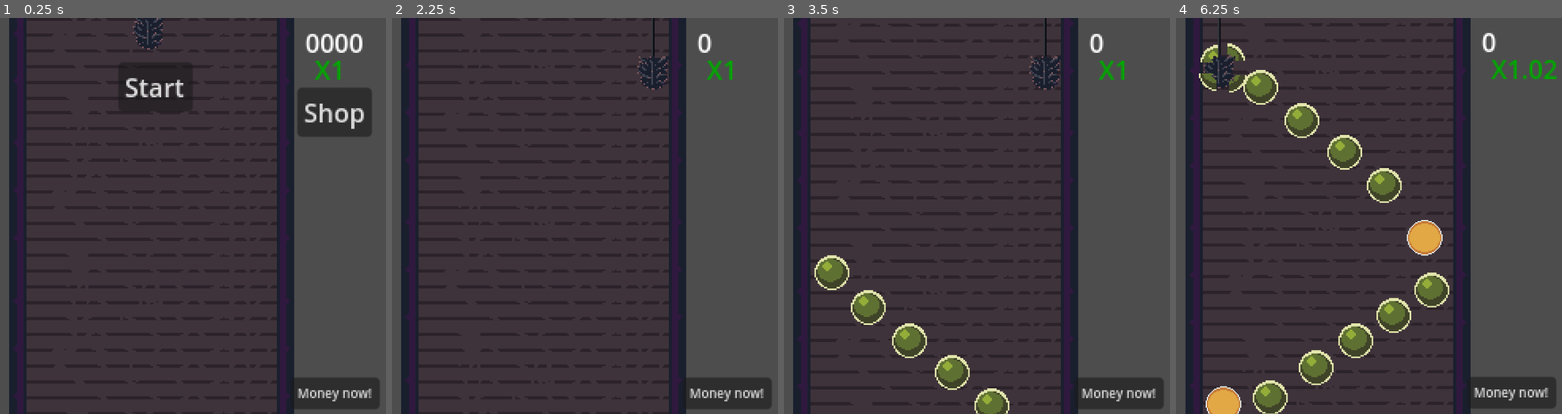
Above: before the commit, frames 1-4 (left to right).
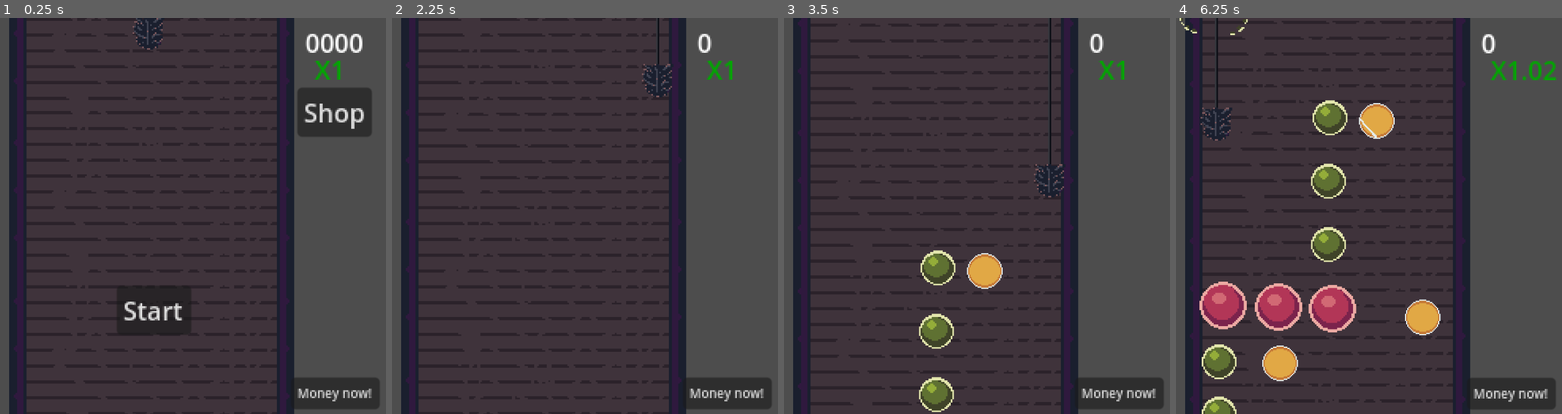
Above: after the commit, the same moments.

Repository: Ytlander/chimney-of-riches
Game: Godot game, scene res://Scenes/main.tscn
The game is run twice, just before and just after one commit, with the same random seed, the same clock (stepped at 60 frames per second) and the same inputs. Sound files missing from this copy of the repository are replaced by a short silence.
Inputs:
- Up to frame 1 (0.25 s): no input
- Up to frame 2 (2.25 s): click "Start" at 0.5 s; hold D (right) 1.28-2.03 s; hold S (down) from 2.03 s (still down)
- Up to frame 3 (3.5 s): release S (down) at 2.78 s; hold D (right) from 2.78 s (still down)
- Up to frame 4 (6.25 s): release D (right) at 3.53 s; hold W (up) 3.53-4.28 s; hold A (left) 4.28-5.78 s; hold S (down) from 5.78 s (still down)

The runs differ from the first frame. In frame 1, 0.7% of the frame differs, in the area x 31-48%, y 15-77%; in frame 2, 0.5%; in frame 3, 5.4%; in frame 4, 15%, in the area x 0-99%, y 0-100%.

Commit message:
add more waves
Added wave 3 and 4

Made a utility function that counts the value of each wave to make sure that every wave is about the same value, this helps with balancing the prices in the shop.

Diff:
--- a/Scenes/StatesAndStuff.tscn
+++ b/Scenes/StatesAndStuff.tscn
@@ -5,4 +5,4 @@
 [node name="StatesAndStuff" type="Node"]
 script = ExtResource("1_3wyi8")
 player_speed = 100
-boundary_bottom_position = Vector2(-1, -40)
+boundary_bottom_position = Vector2(-1, 28)
--- a/Scenes/Waves/wave_1.tscn
+++ b/Scenes/Waves/wave_1.tscn
@@ -35,6 +35,15 @@
 
 [node name="StoneGreen10" parent="." instance=ExtResource("1_df1ui")]
 position = Vector2(-37, 256)
+
+[node name="StoneGreen11" parent="." instance=ExtResource("1_df1ui")]
+position = Vector2(-66, 316)
+
+[node name="StoneGreen12" parent="." instance=ExtResource("1_df1ui")]
+position = Vector2(-39, 341)
+
+[node name="StoneGreen13" parent="." instance=ExtResource("1_df1ui")]
+position = Vector2(-14, 365)
 last_in_wave = true
 
 [node name="MultiplierCoin" parent="." instance=ExtResource("2_4eo0s")]
--- a/Scenes/Waves/wave_2.tscn
+++ b/Scenes/Waves/wave_2.tscn
@@ -5,8 +5,6 @@
 [ext_resource type="PackedScene" uid="uid://dwmcqak8firuj" path="res://Scenes/multiplier_coin.tscn" id="3_jldqu"]
 
 [node name="Wave2" type="Node2D"]
-
-[node name="StoneGreen" parent="." instance=ExtResource("1_dw5dl")]
 
 [node name="StoneRed" parent="." instance=ExtResource("2_k8mgu")]
 position = Vector2(36, 43)
--- /dev/null
+++ b/Scenes/Waves/wave_3.tscn
@@ -0,0 +1,50 @@
+[gd_scene load_steps=4 format=3 uid="uid://c2ynk21dydao4"]
+
+[ext_resource type="PackedScene" uid="uid://lxq5ynvhk2q5" path="res://Scenes/stone_green.tscn" id="1_yyi7r"]
+[ext_resource type="PackedScene" uid="uid://dwmcqak8firuj" path="res://Scenes/multiplier_coin.tscn" id="2_r2vi7"]
+[ext_resource type="PackedScene" uid="uid://tcrl7uqxg5me" path="res://Scenes/stone_red.tscn" id="3_vgxt0"]
+
+[node name="Wave3" type="Node2D"]
+
+[node name="StoneGreen" parent="." instance=ExtResource("1_yyi7r")]
+position = Vector2(1, 35)
+
+[node name="StoneGreen2" parent="." instance=ExtResource("1_yyi7r")]
+position = Vector2(0, 75)
+
+[node name="StoneGreen3" parent="." instance=ExtResource("1_yyi7r")]
+position = Vector2(0, 115)
+
+[node name="StoneGreen7" parent="." instance=ExtResource("1_yyi7r")]
+position = Vector2(-69, 189)
+
+[node name="StoneGreen8" parent="." instance=ExtResource("1_yyi7r")]
+position = Vector2(-69, 222)
+
+[node name="StoneGreen9" parent="." instance=ExtResource("1_yyi7r")]
+position = Vector2(-69, 255)
+
+[node name="StoneGreen10" parent="." instance=ExtResource("1_yyi7r")]
+position = Vector2(-70, 289)
+last_in_wave = true
+
+[node name="MultiplierCoin" parent="." instance=ExtResource("2_r2vi7")]
+position = Vector2(31, 37)
+
+[node name="MultiplierCoin2" parent="." instance=ExtResource("2_r2vi7")]
+position = Vector2(60, 161)
+
+[node name="MultiplierCoin3" parent="." instance=ExtResource("2_r2vi7")]
+position = Vector2(-30, 190)
+
+[node name="MultiplierCoin4" parent="." instance=ExtResource("2_r2vi7")]
+position = Vector2(-1, 287)
+
+[node name="StoneRed" parent="." instance=ExtResource("3_vgxt0")]
+position = Vector2(-31, 155)
+
+[node name="StoneRed2" parent="." instance=ExtResource("3_vgxt0")]
+position = Vector2(3, 156)
+
+[node name="StoneRed3" parent="." instance=ExtResource("3_vgxt0")]
+position = Vector2(-66, 154)
--- /dev/null
+++ b/Scenes/Waves/wave_4.tscn
@@ -0,0 +1,56 @@
+[gd_scene load_steps=3 format=3 uid="uid://cak0didrrr8ni"]
+
+[ext_resource type="PackedScene" uid="uid://lxq5ynvhk2q5" path="res://Scenes/stone_green.tscn" id="1_l2rwu"]
+[ext_resource type="PackedScene" uid="uid://dwmcqak8firuj" path="res://Scenes/multiplier_coin.tscn" id="2_x4auv"]
+
+[node name="Wave4" type="Node2D"]
+position = Vector2(-0.467743, 17.6423)
+
+[node name="StoneGreen2" parent="." instance=ExtResource("1_l2rwu")]
+position = Vector2(-13.5323, 74.3577)
+
+[node name="StoneGreen7" parent="." instance=ExtResource("1_l2rwu")]
+position = Vector2(-32.5323, 101.358)
+
+[node name="StoneGreen9" parent="." instance=ExtResource("1_l2rwu")]
+position = Vector2(-43.5323, 129.358)
+
+[node name="StoneGreen10" parent="." instance=ExtResource("1_l2rwu")]
+position = Vector2(-24.5323, 153.358)
+
+[node name="StoneGreen11" parent="." instance=ExtResource("1_l2rwu")]
+position = Vector2(-1.53226, 178.358)
+
+[node name="StoneGreen13" parent="." instance=ExtResource("1_l2rwu")]
+position = Vector2(-32.5323, 243.358)
+
+[node name="StoneGreen14" parent="." instance=ExtResource("1_l2rwu")]
+position = Vector2(-55.5323, 262.358)
+
+[node name="StoneGreen15" parent="." instance=ExtResource("1_l2rwu")]
+position = Vector2(-64.5323, 289.358)
+
+[node name="StoneGreen16" parent="." instance=ExtResource("1_l2rwu")]
+position = Vector2(-5.53226, 229.358)
+
+[node name="StoneGreen18" parent="." instance=ExtResource("1_l2rwu")]
+position = Vector2(20.4677, 204.358)
+
+[node name="StoneGreen17" parent="." instance=ExtResource("1_l2rwu")]
+position = Vector2(-4.53226, 357.358)
+last_in_wave = true
+
+[node name="StoneGreen19" parent="." instance=ExtResource("1_l2rwu")]
+position = Vector2(-23.5323, 335.358)
+
+[node name="StoneGreen20" parent="." instance=ExtResource("1_l2rwu")]
+position = Vector2(-49.5323, 315.358)
+
+[node name="MultiplierCoin" parent="." instance=ExtResource("2_x4auv")]
+position = Vector2(-9.53226, 124.358)
+
+[node name="MultiplierCoin2" parent="." instance=ExtResource("2_x4auv")]
+position = Vector2(-31.5323, 287.358)
+
+[node name="MultiplierCoin3" parent="." instance=ExtResource("2_x4auv")]
+position = Vector2(60.4677, 205.358)
--- a/Scenes/main.tscn
+++ b/Scenes/main.tscn
@@ -11,6 +11,7 @@
 [ext_resource type="Script" path="res://scripts/spawn_boundary.gd" id="7_qqsn7"]
 [ext_resource type="PackedScene" uid="uid://1tuh3qo83cvr" path="res://Scenes/Waves/wave_2.tscn" id="7_wfnog"]
 [ext_resource type="Script" path="res://scripts/sound_controller.gd" id="10_fadye"]
+[ext_resource type="PackedScene" uid="uid://cak0didrrr8ni" path="res://Scenes/Waves/wave_4.tscn" id="11_kopf5"]
 [ext_resource type="AudioStream" uid="uid://c62pmlr41i4jk" path="res://assets/SFX/stone_destroy_synth.wav" id="11_rh2xa"]
 [ext_resource type="AudioStream" uid="uid://bj1e5mphcue0t" path="res://assets/SFX/pickup_stone_synth_soft_attack.wav" id="12_hj0ij"]
 [ext_resource type="AudioStream" uid="uid://y6ic0wck2pte" path="res://assets/SFX/coin_pickup_synth.wav" id="13_8pet2"]
@@ -18,6 +19,7 @@
 [ext_resource type="Script" path="res://scripts/animation_controller.gd" id="15_5w2va"]
 [ext_resource type="AudioStream" uid="uid://cwi0cm82oro3k" path="res://assets/music/MyFirstSynths.ogg" id="16_xldkv"]
 [ext_resource type="AudioStream" uid="uid://p74m11g35w7x" path="res://assets/music/ShopSong.ogg" id="17_64kea"]
+[ext_resource type="PackedScene" uid="uid://c2ynk21dydao4" path="res://Scenes/Waves/wave_3.tscn" id="19_mw7k0"]
 
 [sub_resource type="WorldBoundaryShape2D" id="WorldBoundaryShape2D_3vvi4"]
 distance = 0.0157233
@@ -52,7 +54,7 @@
 shape = SubResource("WorldBoundaryShape2D_3vvi4")
 
 [node name="BoundaryTop" type="StaticBody2D" parent="PlayerBoundaries"]
-position = Vector2(-1, -95)
+position = Vector2(-1, -93)
 rotation = 1.5708
 
 [node name="CollisionShape2D" type="CollisionShape2D" parent="PlayerBoundaries/BoundaryTop"]
@@ -60,7 +62,7 @@
 shape = SubResource("WorldBoundaryShape2D_3vvi4")
 
 [node name="BoundaryBottom" type="StaticBody2D" parent="PlayerBoundaries"]
-position = Vector2(-1, 42)
+position = Vector2(-1, 28)
 rotation = 4.71236
 script = ExtResource("1_0ve1u")
 
@@ -95,10 +97,10 @@
 
 [node name="StartRoundButton" type="Button" parent="GameManager"]
 unique_name_in_owner = true
-offset_left = -21.0
-offset_top = -268.0
-offset_right = 26.0
-offset_bottom = -237.0
+offset_left = -22.0
+offset_top = -127.0
+offset_right = 25.0
+offset_bottom = -96.0
 text = "Start"
 
 [node name="Money" type="Label" parent="GameManager"]
@@ -239,9 +241,10 @@
 text = "Money now!"
 
 [node name="Spawner" type="Node2D" parent="."]
+unique_name_in_owner = true
 position = Vector2(0, 311)
 script = ExtResource("5_anlq8")
-wave_array = Array[PackedScene]([ExtResource("6_4ep8a"), ExtResource("7_wfnog")])
+wave_array = Array[PackedScene]([ExtResource("6_4ep8a"), ExtResource("7_wfnog"), ExtResource("19_mw7k0"), ExtResource("11_kopf5")])
 
 [node name="SpawnPosLeft" type="Node2D" parent="Spawner"]
 position = Vector2(-50, 0)
--- a/Scenes/player.tscn
+++ b/Scenes/player.tscn
@@ -4,6 +4,7 @@
 [ext_resource type="Texture2D" uid="uid://fa75wdqmgnif" path="res://assets/sprites/Basic graphics.png" id="2_1ugev"]
 
 [sub_resource type="CapsuleShape2D" id="CapsuleShape2D_3vxka"]
+radius = 7.0
 height = 20.0
 
 [node name="ChimneySweep" type="CharacterBody2D" groups=["player"]]
@@ -27,6 +28,12 @@
 region_enabled = true
 region_rect = Rect2(0, 300, 20, 60)
 
+[node name="Rope3" type="Sprite2D" parent="Head"]
+position = Vector2(0, -156)
+texture = ExtResource("2_1ugev")
+region_enabled = true
+region_rect = Rect2(0, 300, 20, 60)
+
 [node name="CollisionShape2D" type="CollisionShape2D" parent="."]
 position = Vector2(0, 6)
 shape = SubResource("CapsuleShape2D_3vxka")
--- a/scripts/camera_controller.gd
+++ b/scripts/camera_controller.gd
@@ -31,12 +31,7 @@
 
 	shake_offset = get_noise_offset(delta, shake_speed, shake_strength)
 
-
-	if shake_strength > 0.1:
-		camera.offset = shake_offset
-	else:
-		camera.offset = Vector2.ZERO
-
+	camera.offset = shake_offset
 
 func get_noise_offset(delta: float, speed: float, strength: float) -> Vector2:
 	noise_i += delta * speed
--- a/scripts/signal_bus.gd
+++ b/scripts/signal_bus.gd
@@ -8,3 +8,4 @@
 signal player_speed_change()
 signal shop_purchase()
 signal money_changed()
+signal wave_spawned(wave)
--- a/scripts/spawner_controller.gd
+++ b/scripts/spawner_controller.gd
@@ -35,6 +35,7 @@
 	await get_tree().process_frame
 	wave_to_spawn.global_position = self.global_position
 	var coin_toss = randi_range(0, 1)
+	SignalBus.wave_spawned.emit(wave_to_spawn)
 
 	#Change Random spawning to true for one of the tosses for some random spawned stones
 	if coin_toss == 1:
--- a/scripts/states_and_stuff.gd
+++ b/scripts/states_and_stuff.gd
@@ -13,8 +13,8 @@
 #Upgrade related variables
 @export var player_speed: int
 @export var player_speed_max: int = 180
-@export var boundary_bottom_position: Vector2 #Max: Vector2(-1, 42)
-var boundary_bottom_max: Vector2 = Vector2(-1, 50)
+@export var boundary_bottom_position: Vector2
+var boundary_bottom_max: Vector2 = Vector2(-1, 60)
 @export var chimney_length: int = 10 #Default 10, max 60
 @export var chimney_length_max: int = 60
 
--- a/scripts/utility.gd
+++ b/scripts/utility.gd
@@ -1,6 +1,25 @@
 extends Node
+
+var print_wave_value: bool = true
+
+func _ready():
+	SignalBus.wave_spawned.connect(_on_wave_spawned)
 
 func frameFreeze(slowness, duration):
 	Engine.time_scale = slowness
 	await get_tree().create_timer(duration * slowness).timeout
 	Engine.time_scale = 1.0
+
+func wave_value(wave):
+	var accumulated_value: int = 0
+	var stones = wave.get_children()
+	for stone in stones:
+		if stone.is_in_group("Stone"):
+			accumulated_value += stone.value
+
+	print(wave, " has ", accumulated_value, " value" )
+
+
+func _on_wave_spawned(wave):
+	if print_wave_value:
+		wave_value(wave)
Not shown: 1 places in Scenes/main.tscn that only renumber resources
